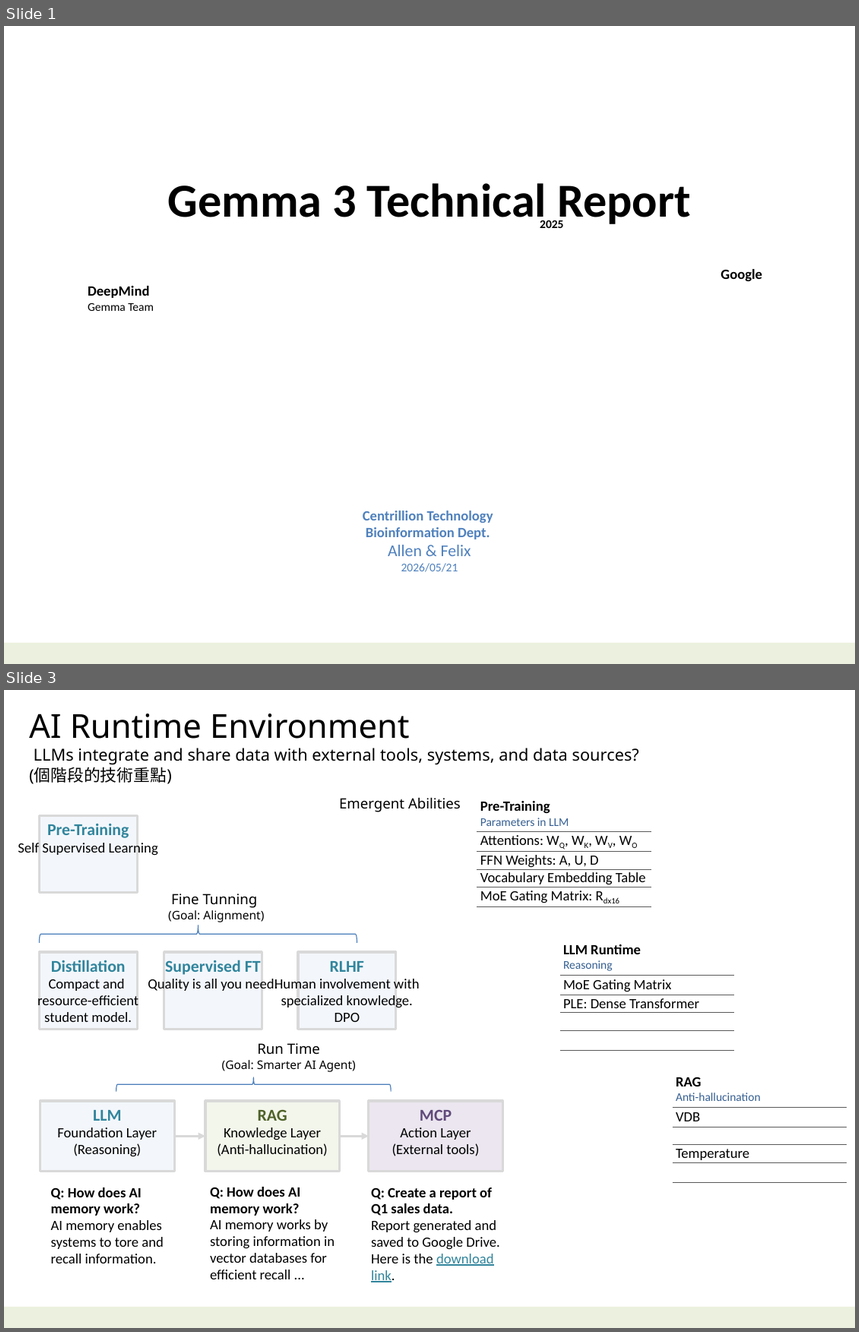
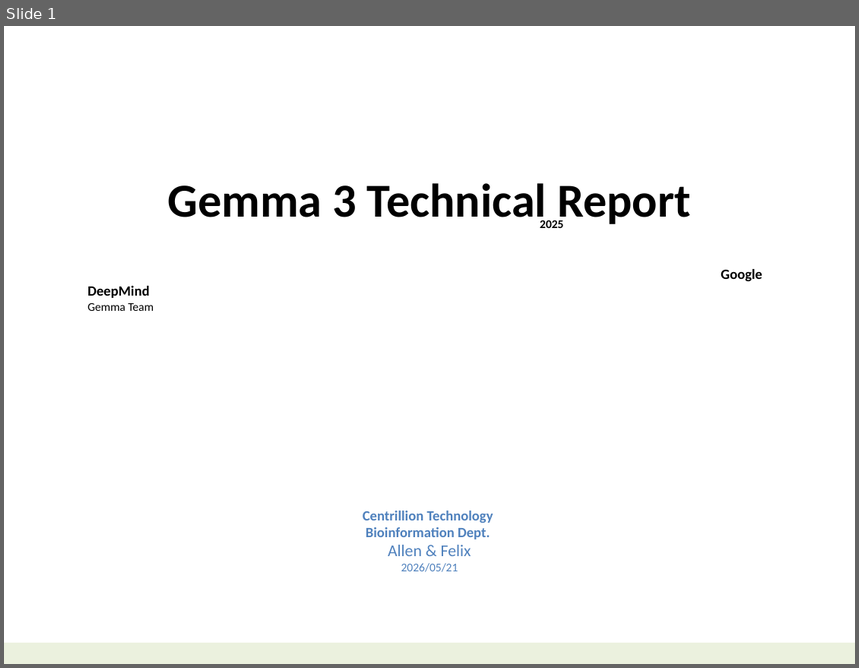
Before and after one commit to navibator/crazy-ai, a slide deck: ai-gemma.pptx. Shown one above the other, each under a label of ours: slides 1 and 3 before the commit, slide 1 after it; the slides between them are not shown. The pictures are 859x1332 and 859x668 pixels, drawn with LibreOffice and Linux fonts; fonts in the diff are those of the drawing. Boxes give left, top, right and bottom in pixels: in the first picture for what was removed or moved away, otherwise in the second. Text is boxed around its words. In the diff, an @@ line names an element or a change of style, - is before the commit and + after.

```diff
--- a/ai-gemma.pptx
+++ b/ai-gemma.pptx
@@ slide 3 removed at bbox=[4, 690, 855, 1328], background #FFFFFF; not listed: 1 template element that a slide beside it also shows @@
@@ text removed at bbox=[29, 714, 639, 784] @@
-AI Runtime Environment
-LLMs integrate and share data with external tools, systems, and data sources?
-(個階段的技術重點)
@@ text removed at bbox=[339, 797, 461, 812] @@
-Emergent Abilities
@@ table removed at bbox=[477, 796, 652, 907], 5 rows, 1 columns @@
-Pre-Training / Parameters in LLM
-Attentions: WQ, WK, WV, WO
-FFN Weights: A, U, D
-Vocabulary Embedding Table
-MoE Gating Matrix: Rdx16
@@ rectangle removed at bbox=[39, 816, 137, 894] @@
-Pre-Training
-Self Supervised Learning
@@ text removed at bbox=[168, 894, 264, 923] @@
-Fine Tunning
-(Goal: Alignment)
@@ right brace removed at bbox=[40, 925, 357, 943] @@
@@ table removed at bbox=[560, 939, 734, 1049], 5 rows, 1 columns @@
-LLM Runtime / Reasoning
-MoE Gating Matrix
-PLE: Dense Transformer
-
-
@@ rectangle removed at bbox=[39, 952, 137, 1030] @@
-Distillation
-Compact and
-resource-efficient
-student model.
@@ rectangle removed at bbox=[164, 952, 262, 1030] @@
-Supervised FT
-Quality is all you need.
@@ rectangle removed at bbox=[299, 952, 396, 1030] @@
-RLHF
-Human involvement with
-specialized knowledge.
-DPO
@@ text removed at bbox=[222, 1043, 356, 1072] @@
-Run Time
-(Goal: Smarter AI Agent)
@@ table removed at bbox=[672, 1072, 847, 1181], 5 rows, 1 columns @@
-RAG / Anti-hallucination
-VDB
-
-Temperature
-
@@ right brace removed at bbox=[116, 1078, 392, 1092] @@
@@ rectangle removed at bbox=[40, 1101, 174, 1172] @@
-LLM
-Foundation Layer
-(Reasoning)
@@ rectangle removed at bbox=[205, 1101, 339, 1172] @@
-RAG
-Knowledge Layer
-(Anti-hallucination)
@@ rectangle removed at bbox=[369, 1101, 503, 1172] @@
-MCP
-Action Layer
-(External tools)
@@ arrow removed from (174, 1136) to (205, 1136) @@
@@ arrow removed from (339, 1136) to (369, 1136) @@
@@ text removed at bbox=[51, 1188, 164, 1264] @@
-Q: How does AI memory work?
-AI memory enables systems to tore and recall information.
@@ text removed at bbox=[210, 1187, 335, 1280] @@
-Q: How does AI memory work?
-AI memory works by storing information in vector databases for efficient recall ...
@@ text removed at bbox=[371, 1188, 500, 1283] @@
-Q: Create a report of Q1 sales data.
-Report generated and saved to Google Drive. Here is the download link.
```
Also in this commit, not shown: 5 slides changed, 1 slide added, 2 other slides removed, 1 other file.
